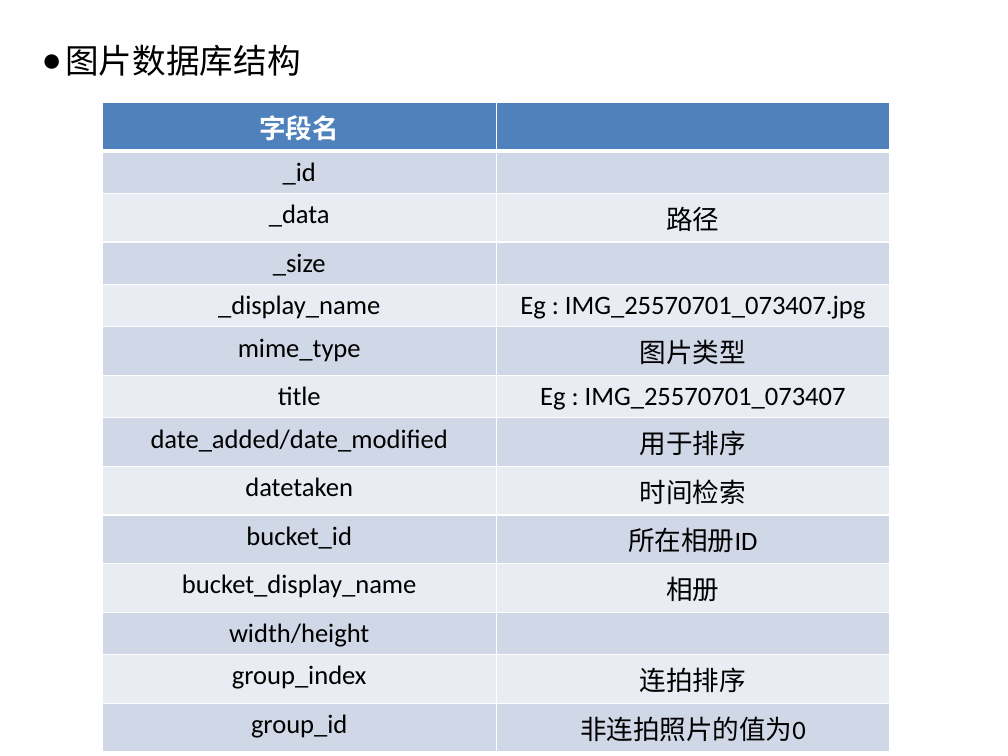
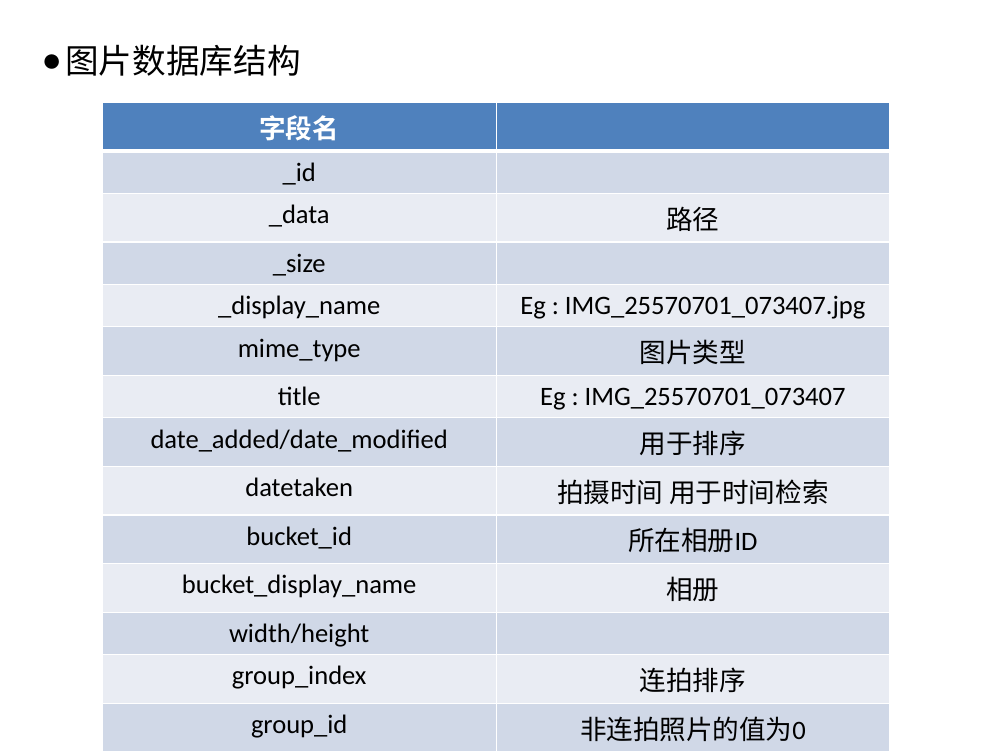
Before and after one commit to littlePunk/-, a slide deck: slide 15 of 11月25号答辩准备.pptx (slide 11 before the commit). Drawn at 1008x756 pixels with LibreOffice and Linux fonts; fonts in the diff are those of the drawing; background and template pictures are left out. Boxes give left, top, right and bottom in pixels: in the first picture for what was removed or moved away, otherwise in the second. Text is boxed around its words. In the diff, an @@ line names an element or a change of style, - is before the commit and + after.

```diff
--- a/11月25号答辩准备.pptx
+++ b/11月25号答辩准备.pptx
@@ table at <box>103,103,891,745</box> @@
-row 9, column 2: 时间检索
+row 9, column 2: 拍摄时间 用于时间检索
```
Also in this commit, not shown: 6 other slides changed, 5 slides added, 4 other files.
